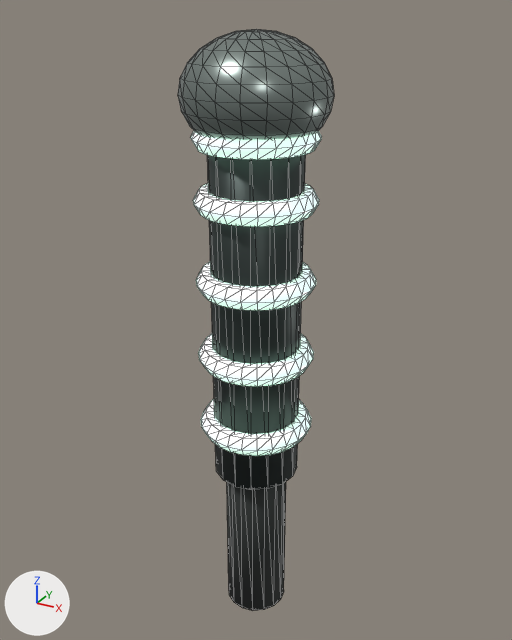
An edit to the glTF model public/bots-art/3d/clay-lab/baton.glb, drawn before and after from the same camera.
Both versions are drawn from a 50 mm lens placed at (0.596, -1.083, 1.1), pointed at (-0.014, 0.025, 0.546). The axes (+X, +Y, +Z) are drawn at lower left. The lights are the same throughout. The older version comes first. Mesh edges are drawn as thin lines. Where no turn or scale is listed for an object, it has been applied to the vertices.

Before the edit, the objects in view are built like this:
```python
mat_lens = principled_material('lens')
mat_lens.base_color = (0.68, 0.95, 0.82)  # pale green #d7f9ea
mat_lens.metallic = 0.12
mat_lens.roughness = 0.2
mat_lens.emission_color = (0.544, 0.76, 0.656)  # pale green #c3e2d4
mat_lens.emission_strength = 1.0
me_cone_097 = bpy.data.meshes.new('Cone.097')
me_cone_097.from_pydata(...)  # a 16-sided cylinder along z spanning x -0.085..0.085, y -0.085..0.085, z -0.345..0.345
me_cone_097.materials.append(mat_mechanism)  # dark grey #353e3c
me_sphere_048 = bpy.data.meshes.new('Sphere.048')
me_sphere_048.from_pydata(...)  # a UV sphere (20 segments, 12 rings, poles along z) spanning x -0.13..0.13, y -0.13..0.13, z -0.1..0.1
me_sphere_048.materials.append(mat_steel)  # grey #8e9995
me_torus_047 = bpy.data.meshes.new('Torus.047')
me_torus_047.from_pydata(...)  # 720 vertices, 1440 faces; spans x -0.112..0.112, y -0.112..0.112, z -0.019..0.579
me_torus_047.materials.append(mat_lens)  # pale green #d7f9ea, glowing pale green #c3e2d4
ob_weapon_lens = bpy.data.objects.new('weapon_lens', me_torus_047)
ob_weapon_lens.location = (0.0, 0.0, 0.34)
ob_weapon_mechanism = bpy.data.objects.new('weapon_mechanism', me_cone_097)
ob_weapon_mechanism.location = (0.0, 0.0, 0.575)
ob_weapon_steel = bpy.data.objects.new('weapon_steel', me_sphere_048)
ob_weapon_steel.location = (0.0, 0.0, 0.97)
# also in view: 'weapon_rubber' at (0.0, 0.0, 0.09)
```
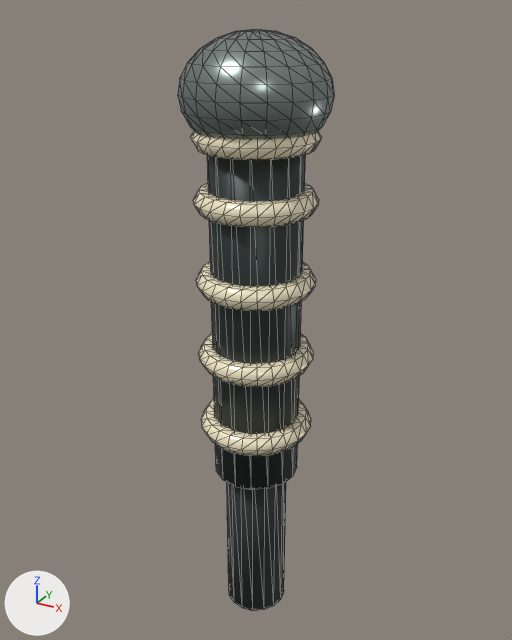
Pixel boxes [x1, y1, x2, y2] of what changed, in the pictures (512 x 640 px):
'weapon_lens', recoloured, surface changed (pale green to beige): [191, 131, 322, 456] in both

The change in detail:
Material 'lens' (mat_lens) changes colour from pale green #d7f9ea to beige #f8edcd; in linear values from (0.68, 0.95, 0.82) to (0.94, 0.85, 0.61).
In material 'lens' (mat_lens), emission_color is no longer (0.544, 0.76, 0.656), pale green #c3e2d4.
In material 'lens' (mat_lens), emission_strength is no longer 1.0.
